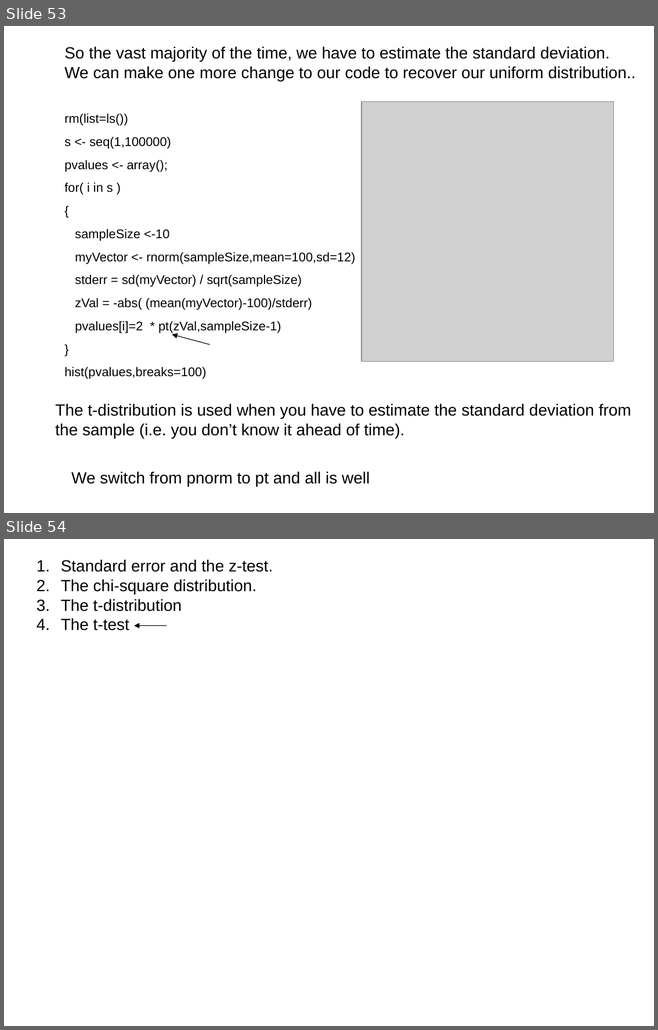
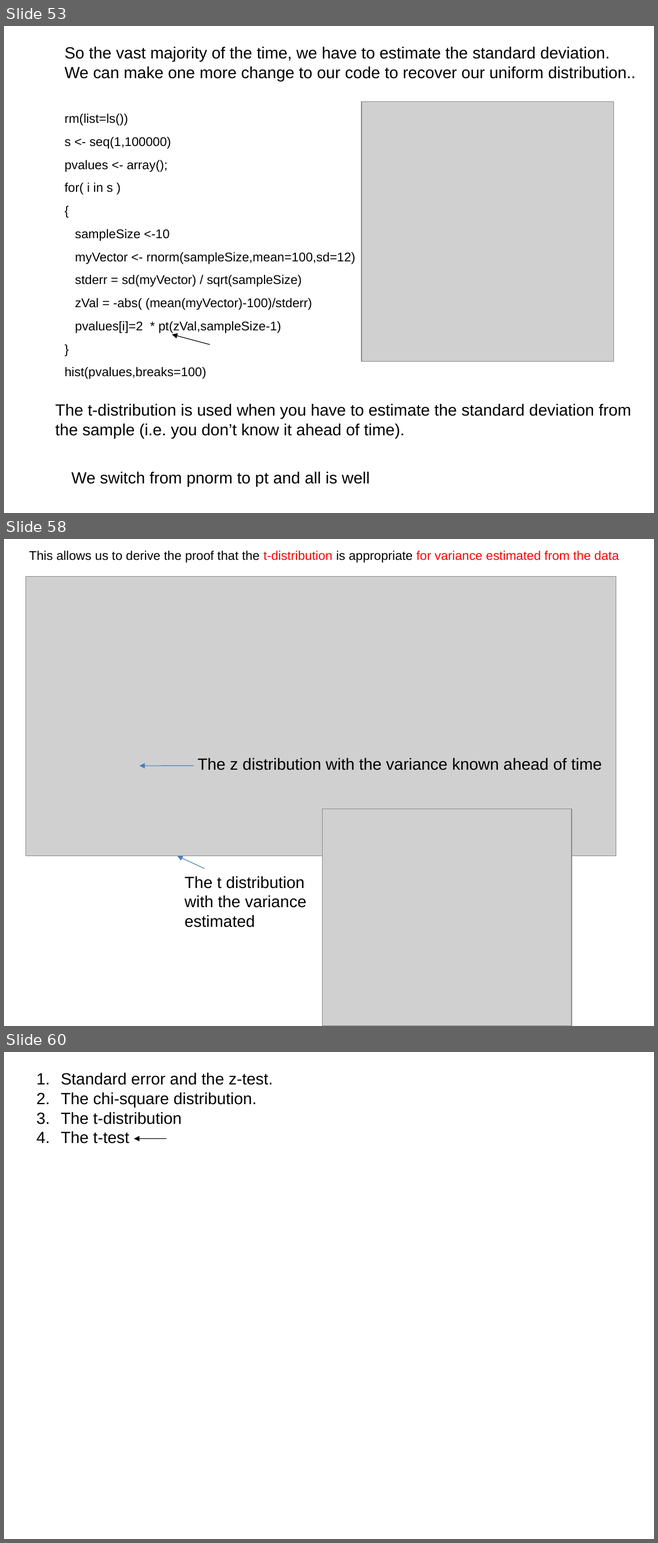
Before and after one commit to afodor/afodor.github.io, a slide deck: classes/stats2017/Lecture12.ppt. Shown one above the other, each under a label of ours: slides 53 and 54 before the commit, slides 53, 58 and 60 after it; the slides between them are not shown. The pictures are 658x1030 and 658x1543 pixels, drawn with LibreOffice and Linux fonts; fonts in the diff are those of the drawing; grey boxes stand for pictures. Boxes give left, top, right and bottom in pixels: in the first picture for what was removed or moved away, otherwise in the second. Text is boxed around its words. In the diff, an @@ line names an element or a change of style, - is before the commit and + after.

Commit message:
more detailed demonstration of why the t-distribution works for estimating variance

```diff
--- a/classes/stats2017/Lecture12.ppt
+++ b/classes/stats2017/Lecture12.ppt
@@ slide 58 added at box(4, 539, 654, 1026), background #FFFFFF @@
@@ text added at box(29, 551, 618, 563), 14 pt, text #000000 @@
+This allows us to derive the proof that the t-distribution is appropriate for variance estimated from the data
@@ picture added at box(25, 576, 615, 856) @@
@@ text added at box(198, 758, 601, 770), 18 pt, text #000000 @@
+The z distribution with the variance known ahead of time
@@ arrow added from (194, 766) to (139, 766), #4A7EBB 0.74 pt @@
@@ picture added at box(322, 809, 571, 1026) @@
@@ arrow added from (204, 869) to (177, 856), #4A7EBB 0.74 pt @@
@@ text added at box(184, 876, 306, 928), 18 pt, text #000000 @@
+The t distribution
+with the variance
+estimated
@@ what was slide 54 is now slide 60 @@
```
Also in this commit, not shown: 5 other slides added.
